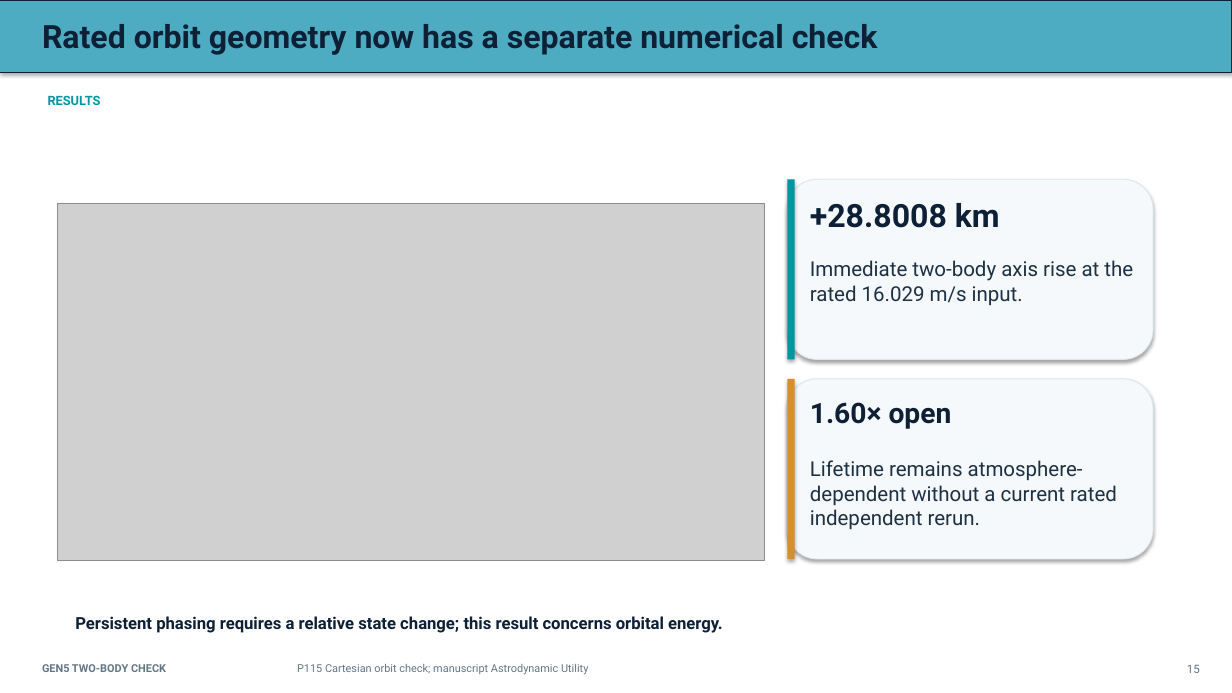
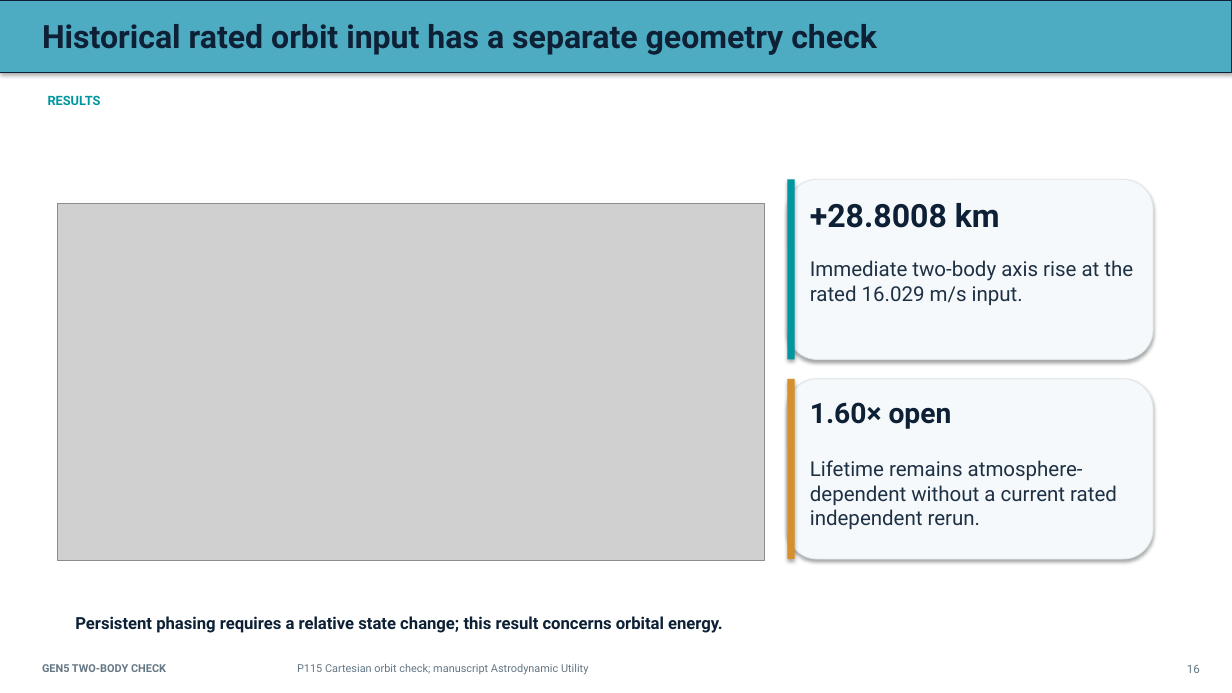
Before and after one commit to aaaaaaaaaaaavm/VOLLEY-thesis, a slide deck: slide 16 of university/final_review_2026_10_10/VOLLEY_Final_Review_2026-10-10.pptx (slide 15 before the commit). Drawn at 1232x693 pixels with LibreOffice and Linux fonts; fonts in the diff are those of the drawing; grey boxes stand for pictures. Boxes give left, top, right and bottom in pixels: in the first picture for what was removed or moved away, otherwise in the second. Text is boxed around its words. In the diff, an @@ line names an element or a change of style, - is before the commit and + after.

```diff
--- a/university/final_review_2026_10_10/VOLLEY_Final_Review_2026-10-10.pptx
+++ b/university/final_review_2026_10_10/VOLLEY_Final_Review_2026-10-10.pptx
@@ text at bbox=[42, 24, 877, 55]: text changed @@
-Rated orbit geometry now has a separate numerical check
+Historical rated orbit input has a separate geometry check
```
Also in this commit, not shown: 10 other slides changed, 3 slides added, 48 other files.
